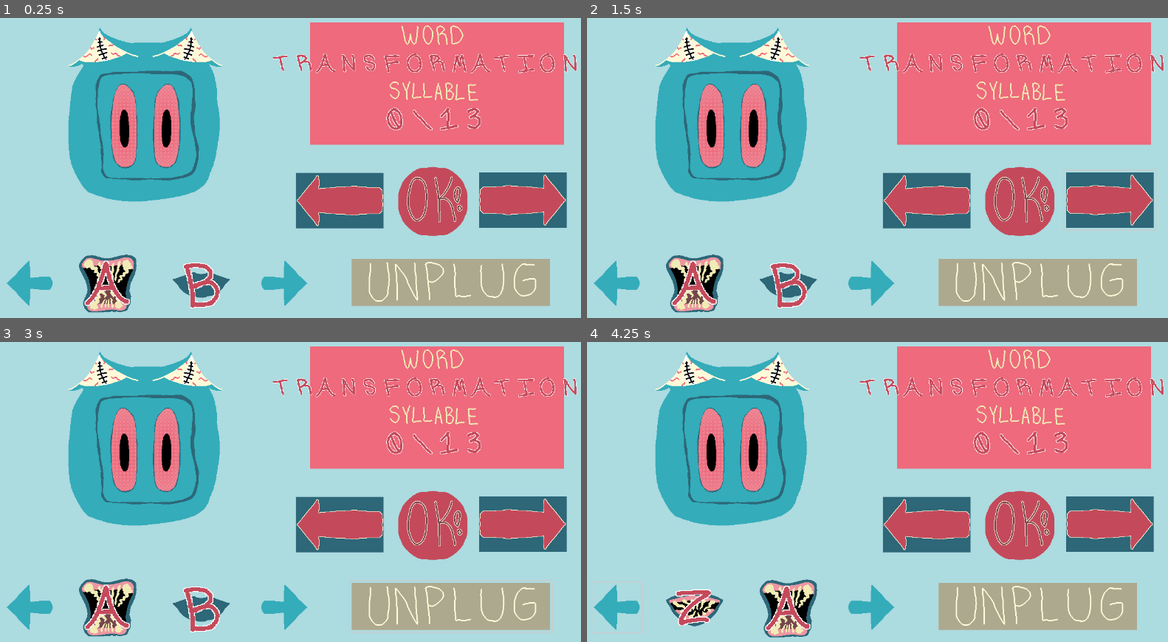
Above: before the commit, frames 1-4 (two rows, left to right).
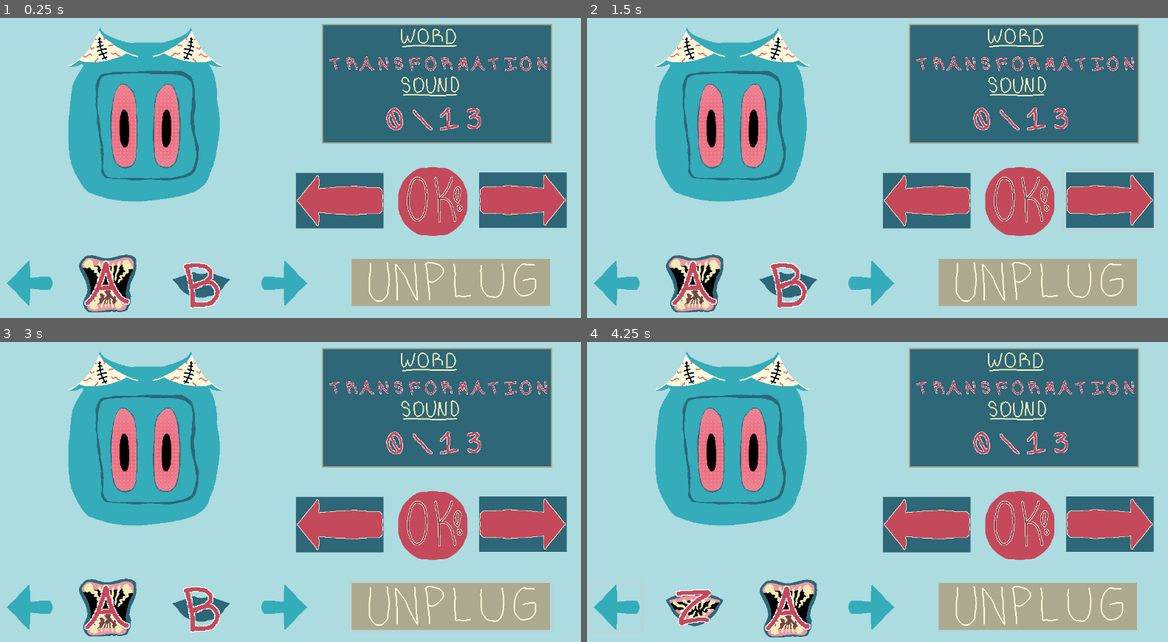
Above: after the commit, the same moments.

Repository: sym-z/speech-and-spell
Game: Godot game, scene res://scenes/load_scene.tscn
Two runs of this game, one before a commit and one after it. Both use one fixed random seed, a clock stepped at 60 frames per second and the inputs below. The engine's default icon, where the game draws it, is replaced by a stand-in: a white triangle on a blue panel in a dark square.
Inputs (mouse positions are in pixels of both pictures, inside the frame that each line leads up to):
- Up to frame 1 (0.25 s): no input
- Up to frame 2 (1.5 s): click (923, 201) at 0.5 s; click (1109, 201) at 1.25 s
- Up to frame 3 (3 s): click (435, 525) at 2 s; click (453, 606) at 2.75 s
- Up to frame 4 (4.25 s): click (616, 606) at 3.5 s

The runs differ from the first frame. In frame 1, 18% of the frame differs, in the area x 46-100%, y 1-43%; in frame 2, 18%; in frame 3, 18%; in frame 4, 18%.

Commit message:
new performance background, better sound volume, conditional use of sound labeling for mouths

Diff:
--- a/game-code/speech-and-spell/scenes/build_scene.tscn
+++ b/game-code/speech-and-spell/scenes/build_scene.tscn
@@ -310,12 +310,13 @@
 
 [node name="Word Text" type="RichTextLabel" parent="Word Select/Text"]
 layout_mode = 0
-offset_left = 605.0
-offset_top = 124.0
-offset_right = 831.0
-offset_bottom = 164.0
-scale = Vector2(3, 3)
+offset_left = 729.0
+offset_top = 132.0
+offset_right = 955.0
+offset_bottom = 172.0
+scale = Vector2(2.15, 2.15)
 theme_override_fonts/normal_font = ExtResource("38_wqlps")
+theme_override_font_sizes/normal_font_size = 16
 bbcode_enabled = true
 text = "[center]TRANSFORMATION[/center]"
 
@@ -369,7 +370,7 @@
 position = Vector2(461, 633)
 
 [node name="Speaker" type="AudioStreamPlayer2D" parent="."]
-volume_db = 7.0
+volume_db = 22.0
 
 [connection signal="mouse_entered" from="Creature Viewport/Area2D" to="." method="_on_area_2d_mouse_entered"]
 [connection signal="mouse_exited" from="Creature Viewport/Area2D" to="." method="_on_area_2d_mouse_exited"]
--- a/game-code/speech-and-spell/scenes/speech_scene.tscn
+++ b/game-code/speech-and-spell/scenes/speech_scene.tscn
@@ -1,9 +1,32 @@
-[gd_scene load_steps=2 format=3 uid="uid://c8gif6a3kdtt8"]
+[gd_scene load_steps=5 format=3 uid="uid://c8gif6a3kdtt8"]
 
 [ext_resource type="Texture2D" uid="uid://cyq80u30nfjl8" path="res://sprites/speech-performance-sketch.png" id="1_mwkyu"]
+[ext_resource type="Texture2D" uid="uid://b23bsbju3p7gq" path="res://sprites/performance.png" id="2_hve7i"]
+[ext_resource type="PackedScene" uid="uid://d2qyyctn7xjl8" path="res://scenes/mouth.tscn" id="3_p0y24"]
+
+[sub_resource type="SpriteFrames" id="SpriteFrames_6rejj"]
+animations = [{
+"frames": [{
+"duration": 1.0,
+"texture": ExtResource("2_hve7i")
+}],
+"loop": true,
+"name": &"default",
+"speed": 5.0
+}]
 
 [node name="Speech Scene" type="Node2D"]
 
 [node name="Reference Image" type="Sprite2D" parent="."]
+visible = false
 texture = ExtResource("1_mwkyu")
 centered = false
+
+[node name="Background Image" type="AnimatedSprite2D" parent="."]
+sprite_frames = SubResource("SpriteFrames_6rejj")
+centered = false
+
+[node name="Mouth" parent="Background Image" instance=ExtResource("3_p0y24")]
+position = Vector2(327, 229)
+animation = &"large"
+usingLabel = false
--- a/game-code/speech-and-spell/scripts/build_scene.gd
+++ b/game-code/speech-and-spell/scripts/build_scene.gd
@@ -32,6 +32,7 @@
 			print(soundLibrary)
 			speaker.set_stream(soundLibrary[currFrame])
 			speaker.play()
+
 
 
 func _on_area_2d_mouse_entered():
@@ -104,6 +105,8 @@
 			viewportMouth.animation = "syllables"
 			viewportMouth.frame = Globals.soundsSelected[Globals.currSound].animFrame
 			Globals.mouthPlugged = true
+			speaker.set_stream(soundLibrary[viewportMouth.frame])
+			speaker.play()
 	else:
 		# TODO: Play error sound
 		print("ERROR")
@@ -118,6 +121,8 @@
 			viewportMouth.animation = "syllables"
 			viewportMouth.frame = Globals.soundsSelected[Globals.currSound].animFrame
 			Globals.mouthPlugged = true
+			speaker.set_stream(soundLibrary[viewportMouth.frame])
+			speaker.play()
 		else:
 			viewportMouth.animation = "default"
 			Globals.mouthPlugged = false
--- a/game-code/speech-and-spell/scripts/mouth.gd
+++ b/game-code/speech-and-spell/scripts/mouth.gd
@@ -8,11 +8,13 @@
 @export var overlay : AnimatedSprite2D
 
 @export var label : RichTextLabel
-
+@export var usingLabel : bool = true
 
 func _ready():
 	frame = startingFrame
 	label.text = '[center]' + Globals.CHAR_INDEX[frame] + '[/center]'
+	if !usingLabel:
+		label.visible = false
 
 ## When the player is intending to carry the mouth
 var leftMouseDown : bool = false;
@@ -29,10 +31,12 @@
 	if(!Globals.carryingMouth or !leftMouseDown):
 		print("Hovering")
 		label.text = '[center]' + Globals.CHAR_INDEX[frame] + '[/center]'
-		label.visible = false
+		if usingLabel:
+			label.visible = false
 		isHovering = true;
 func _on_area_2d_mouse_exited():
-	label.visible = true
+	if usingLabel:
+		label.visible = true
 	isHovering = false;
 
 signal beingHeld
@@ -40,7 +44,8 @@
 
 	if isHovering and leftMouseDown and !Globals.mouthPlugged:
 		Globals.carryingMouth = true;
-		label.visible = false;
+		if usingLabel:
+			label.visible = false;
 		beingHeld.emit($".")
 		position = get_viewport().get_mouse_position()
 	## Prevents fast mouse movement messing up the mouth's tracking
Binary file added: game-code/speech-and-spell/sprites/performance.png
Not shown, added: game-code/speech-and-spell/sprites/performance.png.import
Binary file changed: game-code/speech-and-spell/sprites/word-display.png
Not shown, added: assets/performance.ase
Not shown, added: assets/sound-window.ase
